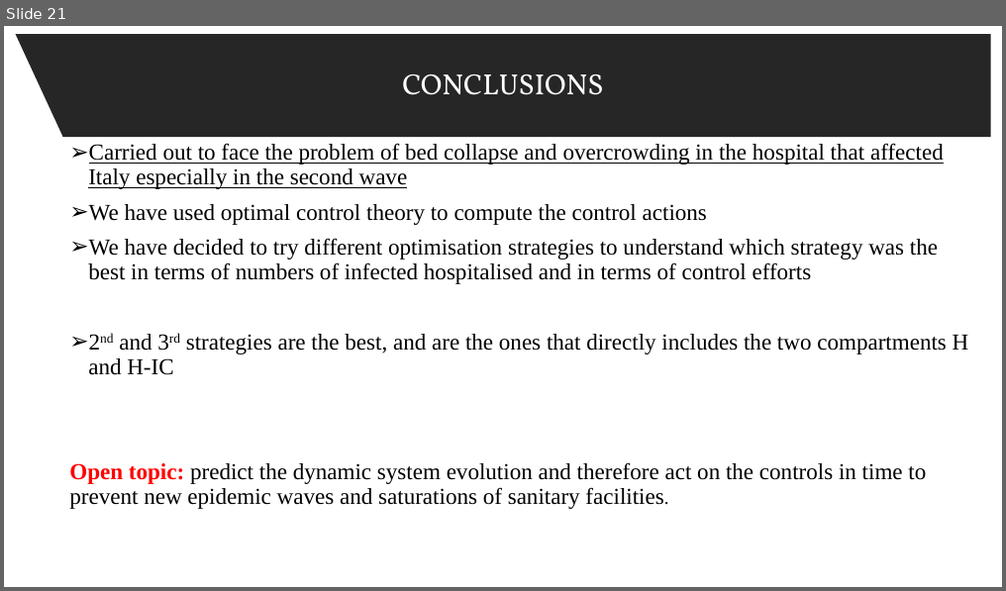
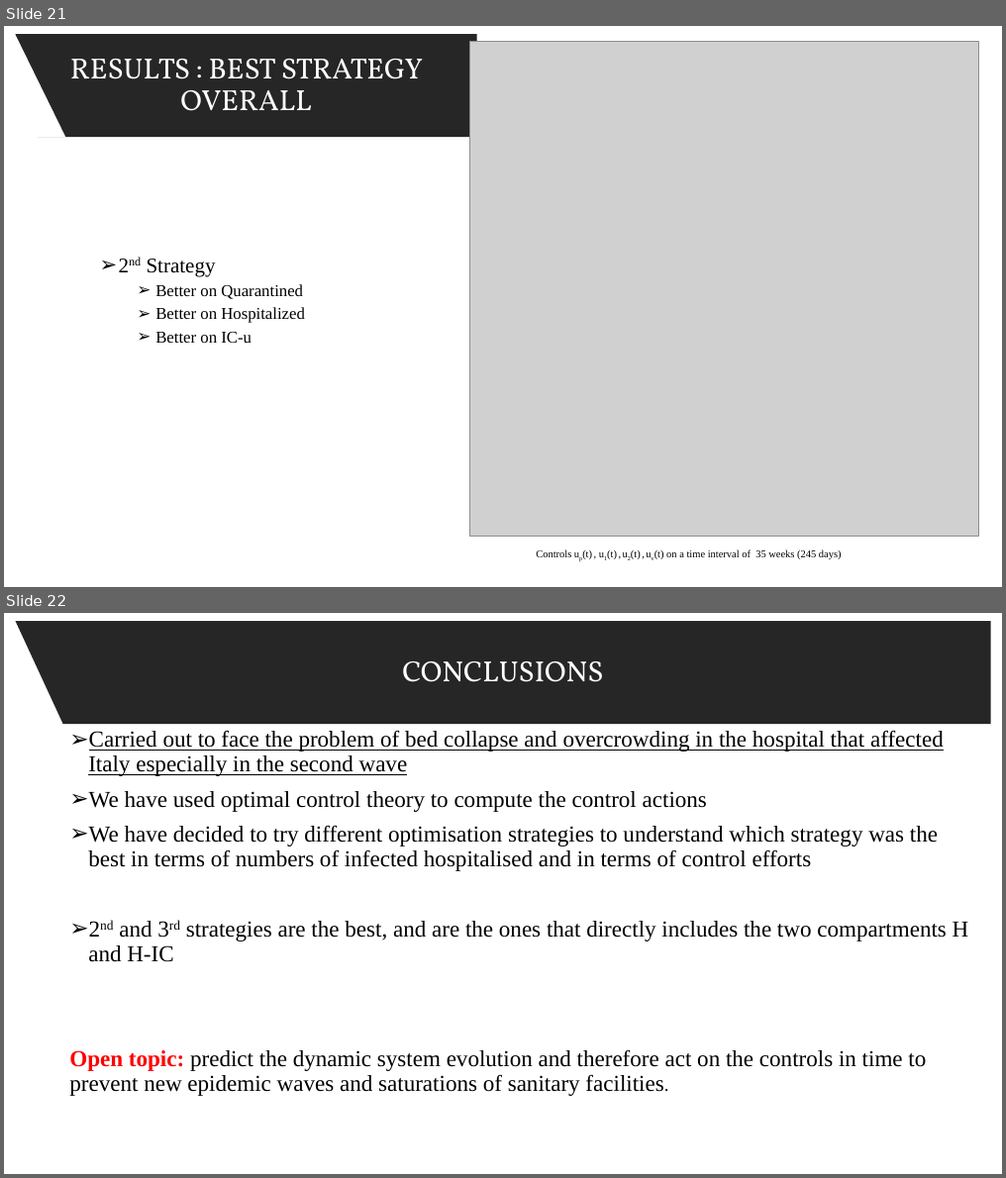
Before and after one commit to spbisc97/covid-optimal-control, a slide deck: Documents/Optimal control strategies to prevent the hospital beds collapse during COVID-19 outbreak.pptx. Shown one above the other, each under a label of ours: slide 21 before the commit, slides 21 and 22 after it. The pictures are 1006x591 and 1006x1178 pixels, drawn with LibreOffice and Linux fonts; fonts in the diff are those of the drawing; grey boxes stand for pictures. Boxes give left, top, right and bottom in pixels: in the first picture for what was removed or moved away, otherwise in the second. Text is boxed around its words. In the diff, an @@ line names an element or a change of style, - is before the commit and + after.

```diff
--- a/Documents/Optimal control strategies to prevent the hospital beds collapse during COVID-19 outbreak.pptx
+++ b/Documents/Optimal control strategies to prevent the hospital beds collapse during COVID-19 outbreak.pptx
@@ slide 21 added at <box>4,26,1002,587</box>, background #FFFFFF @@
@@ freeform shape added at <box>15,34,477,138</box>, fill #262626, 28 pt, text #FFFFFF @@
+RESULTS : BEST STRATEGY OVERALL
@@ right triangle added at <box>15,35,65,138</box>, fill #FFFFFF @@
@@ picture added at <box>470,42,979,537</box> @@
@@ text added at <box>147,259,305,343</box>, 16 pt, text #000000 @@
+➢ 2nd Strategy
+  ➢ Better on Quarantined
+  ➢ Better on Hospitalized
+  ➢ Better on IC-u
@@ text added at <box>536,550,842,561</box>, 10 pt, text #000000 @@
+Controls up(t) , u1(t) , u2(t) , uv(t) on a time interval of 35 weeks (245 days)
@@ what was slide 21 is now slide 22 @@
```
Also in this commit, not shown: 2 slides changed.
